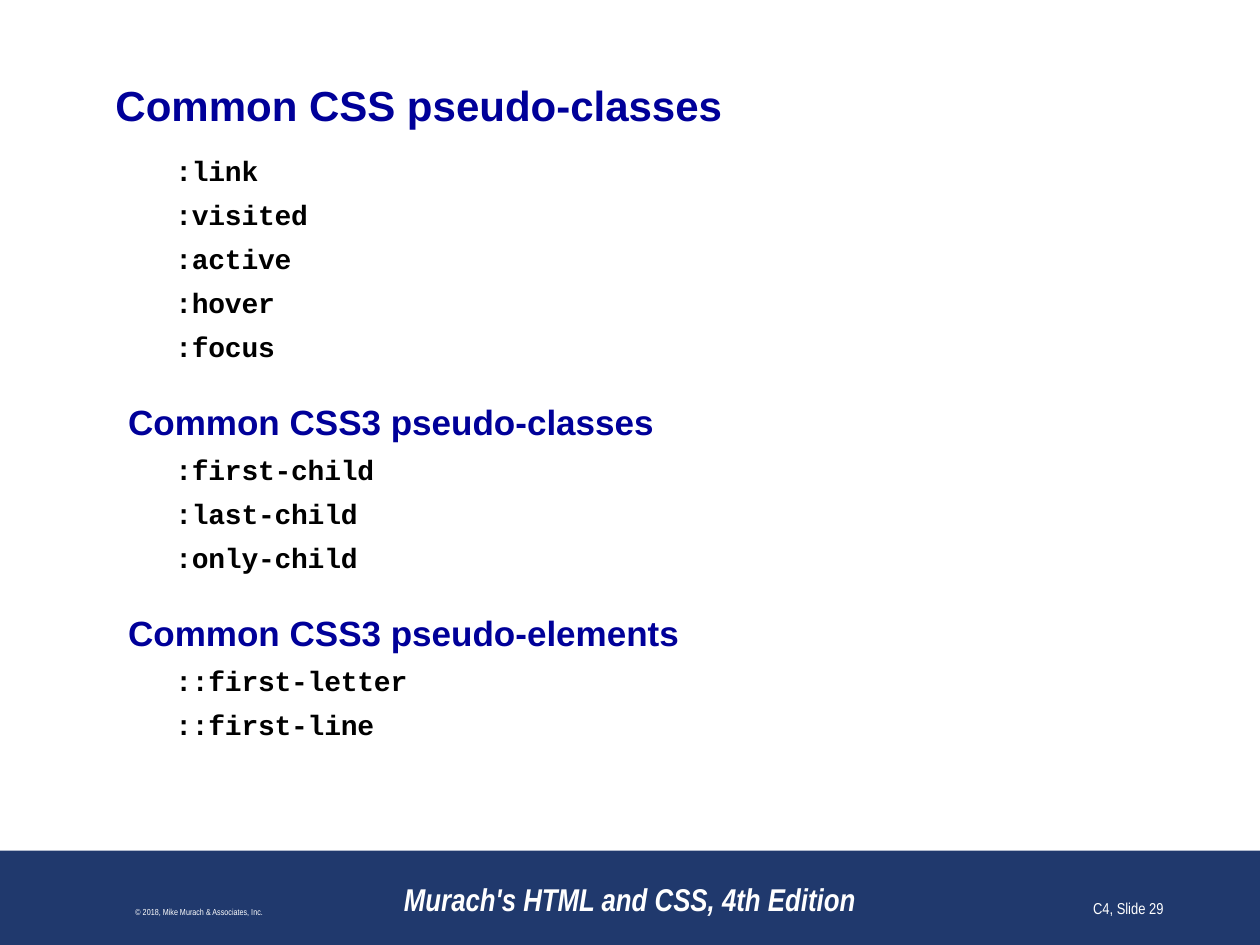
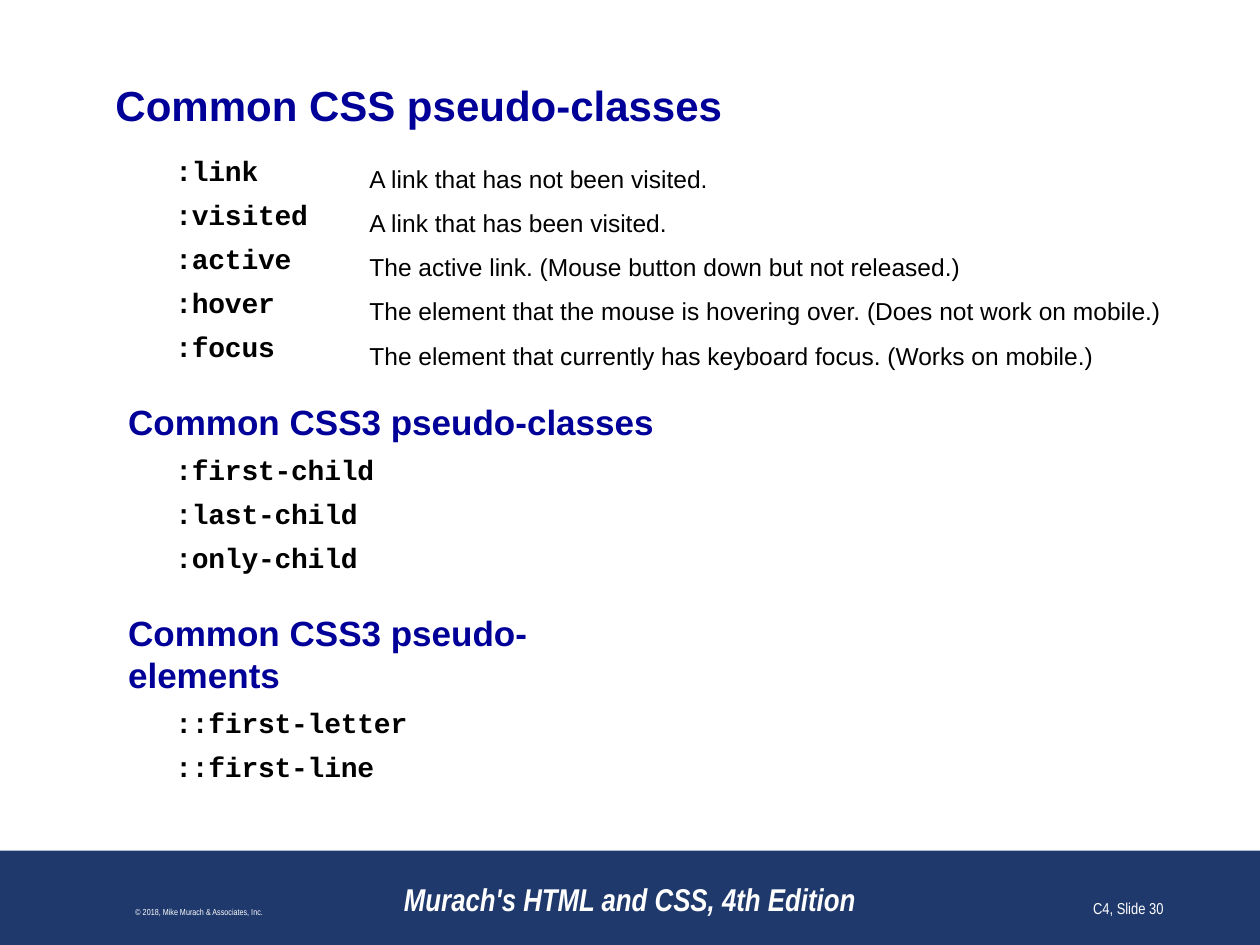
Before and after one commit to paulsmithkc/awd1000_base_lab_and_homework, a slide deck: slide 30 of murach_html_4e/slides/Chapter 4 slides (Revised).pptx (slide 29 before the commit). Drawn at 1260x945 pixels with LibreOffice and Linux fonts; fonts in the diff are those of the drawing; background and template pictures are left out. Boxes give left, top, right and bottom in pixels: in the first picture for what was removed or moved away, otherwise in the second. Text is boxed around its words. In the diff, an @@ line names an element or a change of style, - is before the commit and + after.

```diff
--- a/murach_html_4e/slides/Chapter 4 slides (Revised).pptx
+++ b/murach_html_4e/slides/Chapter 4 slides (Revised).pptx
@@ text ":link" rewrapped from [128,161,679,736] to [128,161,654,778] @@
@@ text added at [369,170,1160,370], 14 pt, text #000000 @@
+A link that has not been visited.
+A link that has been visited.
+The active link. (Mouse button down but not released.)
+The element that the mouse is hovering over. (Does not work on mobile.)
+The element that currently has keyboard focus. (Works on mobile.)
@@ page number at [1093,902,1163,916]: text changed @@
-C4, Slide 29
+C4, Slide 30
```
Also in this commit, not shown: 20 other slides changed, 1 slide added, 5 slides removed.
